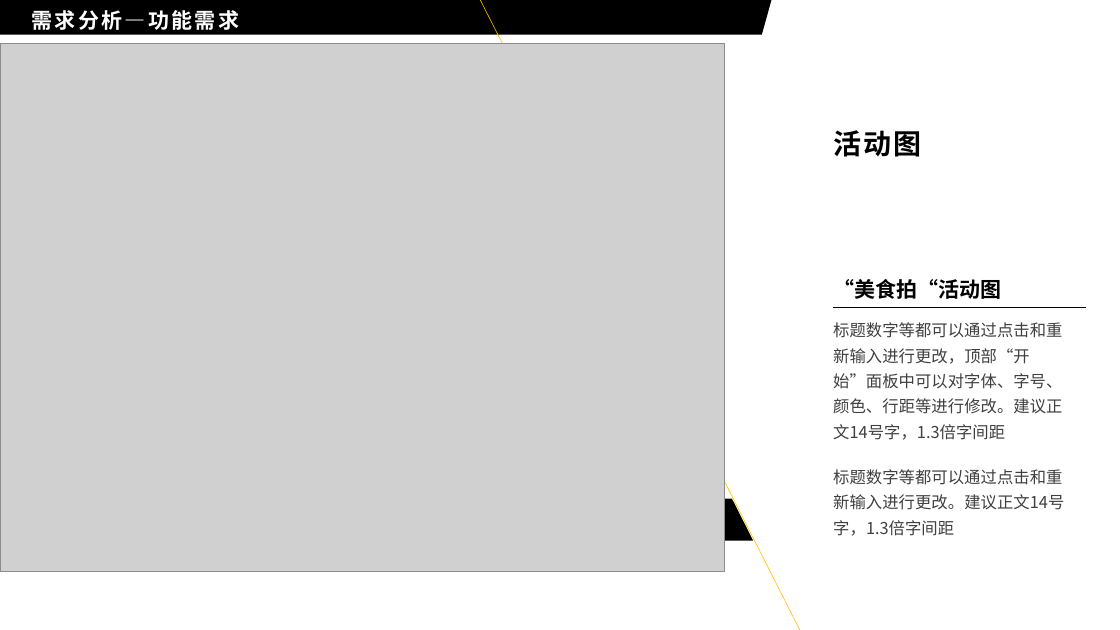
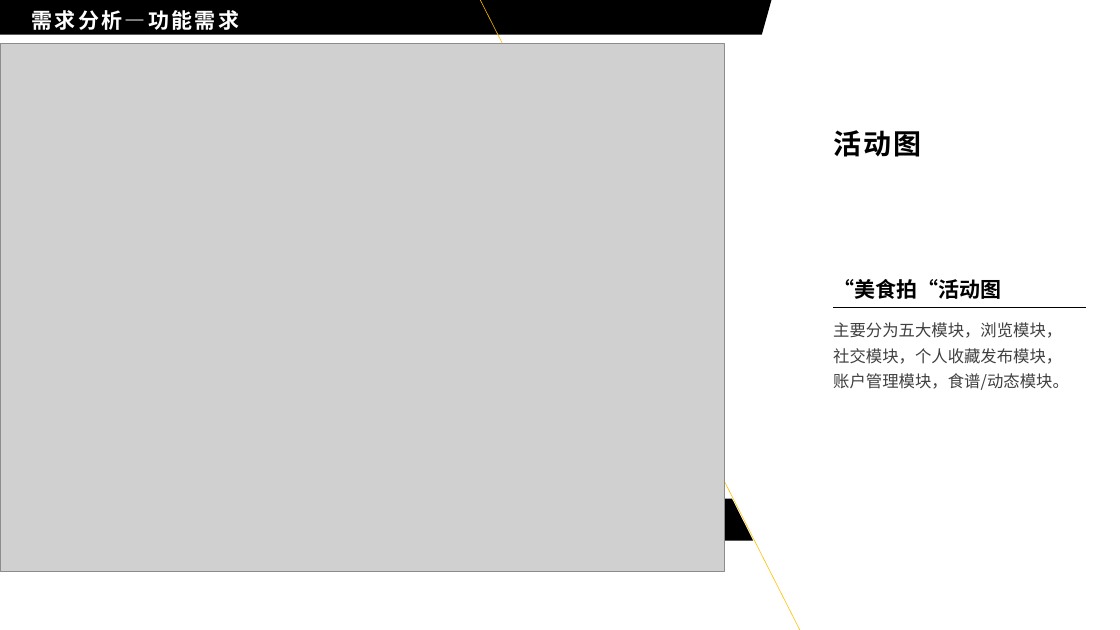
Before and after one commit to kangkang7777/FoodShoot, a slide deck: slide 10 of document/美食拍中期汇报.pptx. Drawn at 1120x630 pixels with LibreOffice and Linux fonts; fonts in the diff are those of the drawing; grey boxes stand for pictures. Boxes give left, top, right and bottom in pixels: in the first picture for what was removed or moved away, otherwise in the second. Text is boxed around its words. In the diff, an @@ line names an element or a change of style, - is before the commit and + after.

```diff
--- a/document/美食拍中期汇报.pptx
+++ b/document/美食拍中期汇报.pptx
@@ text at [833, 322, 1069, 390]: text changed @@
-标题数字等都可以通过点击和重新输入进行更改，顶部“开始”面板中可以对字体、字号、颜色、行距等进行修改。建议正文14号字，1.3倍字间距
+主要分为五大模块，浏览模块，社交模块，个人收藏发布模块，账户管理模块，食谱/动态模块。
@@ text removed at [833, 469, 1064, 536] @@
-标题数字等都可以通过点击和重新输入进行更改。建议正文14号字，1.3倍字间距
```
Also in this commit, not shown: 6 other slides changed.
